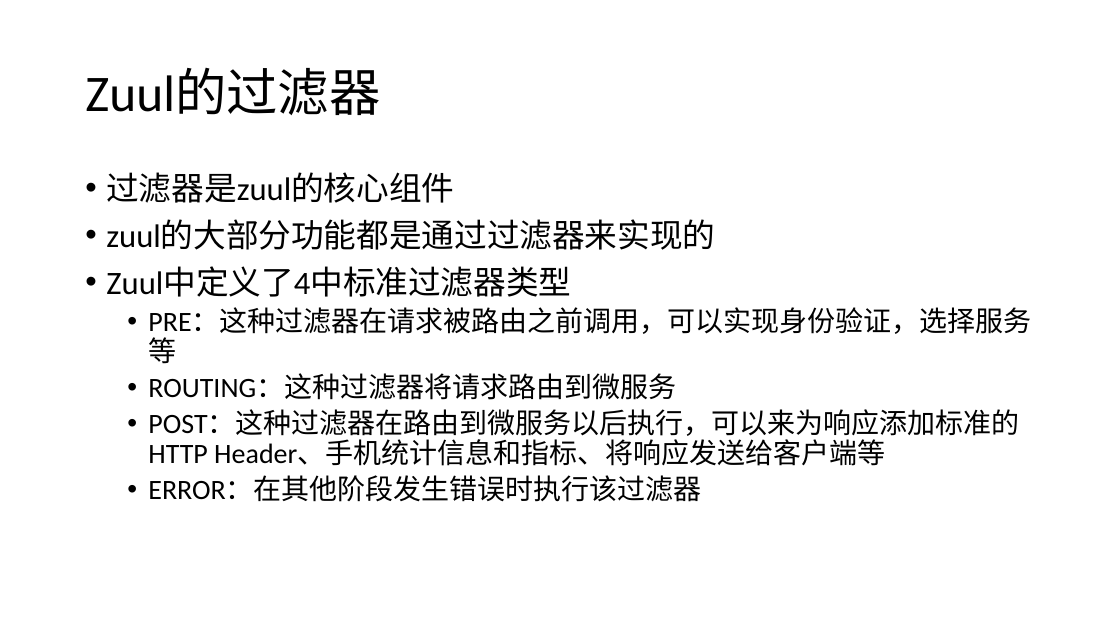
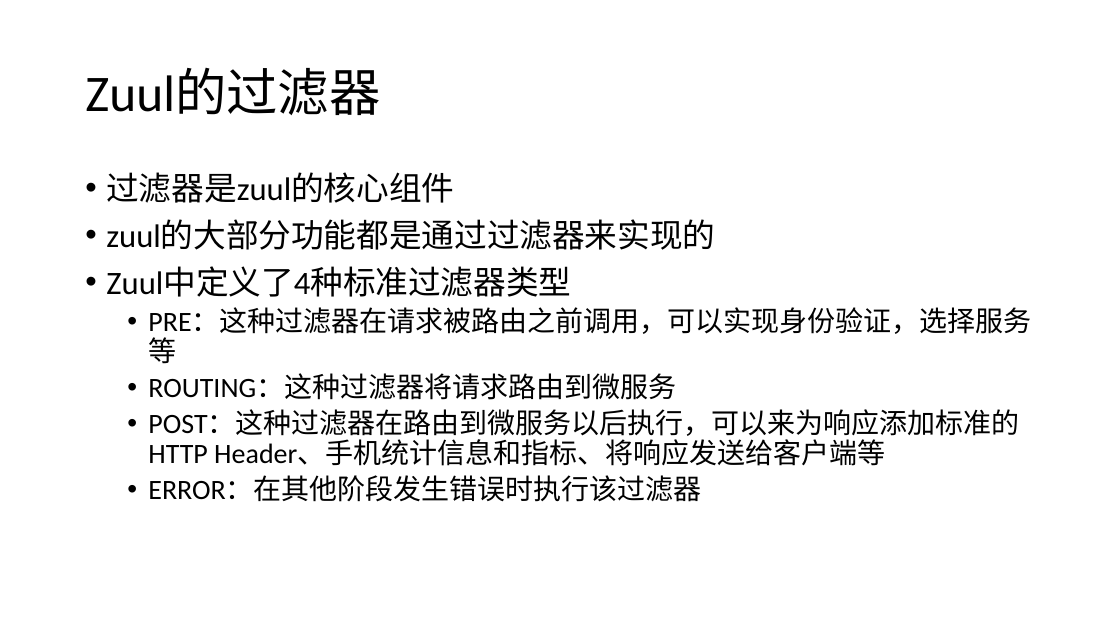
Before and after one commit to airuitian/MicroService, a slide deck: slide 31 of spring-cloud/zuul.pptx. Drawn at 1120x630 pixels with LibreOffice and Linux fonts; fonts in the diff are those of the drawing. Boxes give left, top, right and bottom in pixels: in the first picture for what was removed or moved away, otherwise in the second. Text is boxed around its words. In the diff, an @@ line names an element or a change of style, - is before the commit and + after.

```diff
--- a/spring-cloud/zuul.pptx
+++ b/spring-cloud/zuul.pptx
@@ text at bbox=[106, 267, 571, 297]: text changed @@
-• Zuul中定义了4中标准过滤器类型
+• Zuul中定义了4种标准过滤器类型
```
Also in this commit, not shown: 1 other slide changed, 19 other files.
